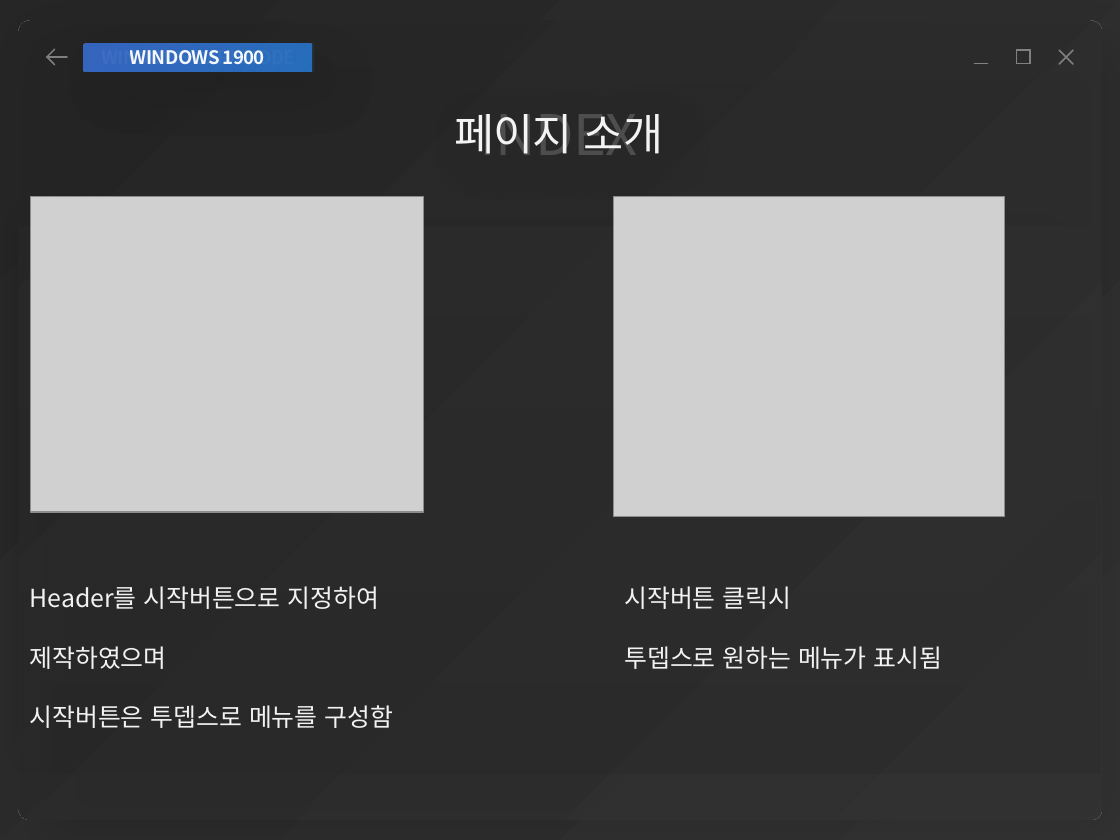
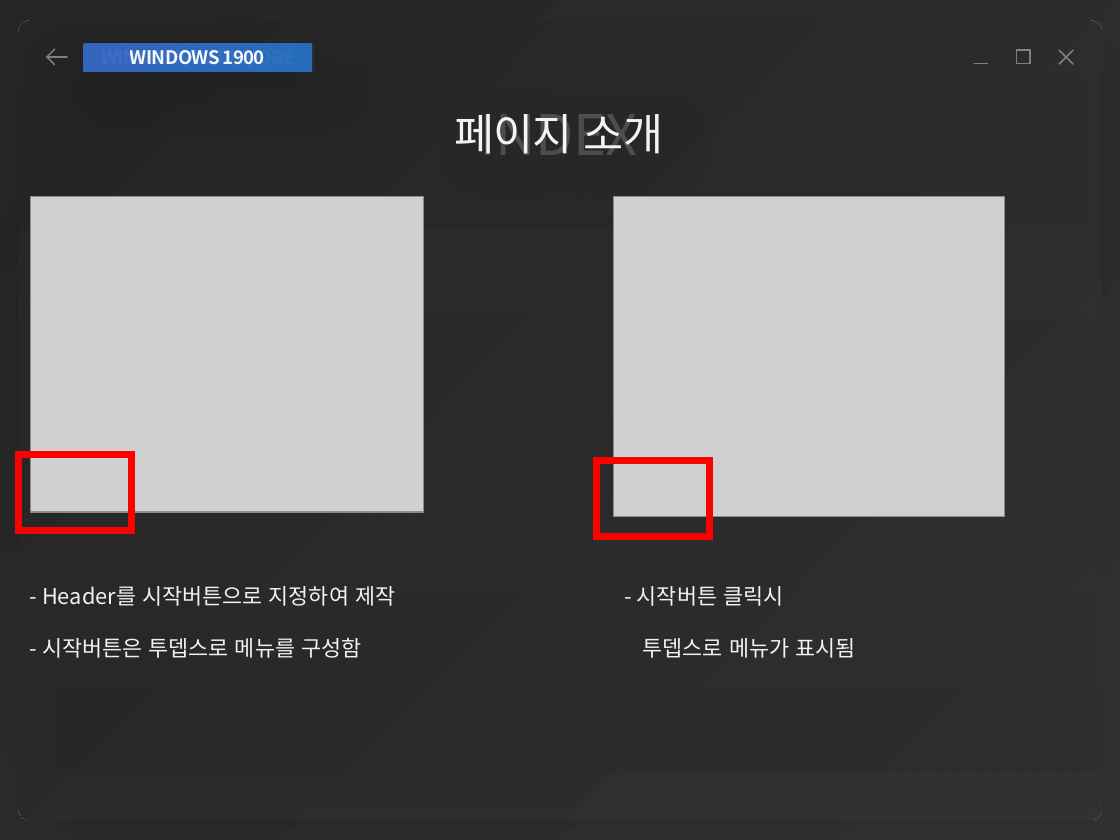
Before and after one commit to yonggyu01/windowProject, a slide deck: slide 10 of 김용규 개인포폴.pptx. Drawn at 1120x840 pixels with LibreOffice and Linux fonts; fonts in the diff are those of the drawing; grey boxes stand for pictures; background and template pictures are left out. Boxes give left, top, right and bottom in pixels: in the first picture for what was removed or moved away, otherwise in the second. Text is boxed around its words. In the diff, an @@ line names an element or a change of style, - is before the commit and + after.

```diff
--- a/김용규 개인포폴.pptx
+++ b/김용규 개인포폴.pptx
@@ rectangle added at <box>19,455,132,531</box>, outline #FF0000 4.5 pt @@
@@ rectangle added at <box>596,460,709,536</box>, outline #FF0000 4.5 pt @@
@@ text at <box>42,586,395,658</box>: text changed; size 16 to 14 pt @@
-Header를 시작버튼으로 지정하여
-제작하였으며
-시작버튼은 투뎁스로 메뉴를 구성함
+- Header를 시작버튼으로 지정하여 제작
+- 시작버튼은 투뎁스로 메뉴를 구성함
@@ text at <box>637,586,855,658</box>: text changed; size 16 to 14 pt @@
-시작버튼 클릭시
-투뎁스로 원하는 메뉴가 표시됨
+- 시작버튼 클릭시
+투뎁스로 메뉴가 표시됨
```
Also in this commit, not shown: 17 other slides changed, 4 other files.
